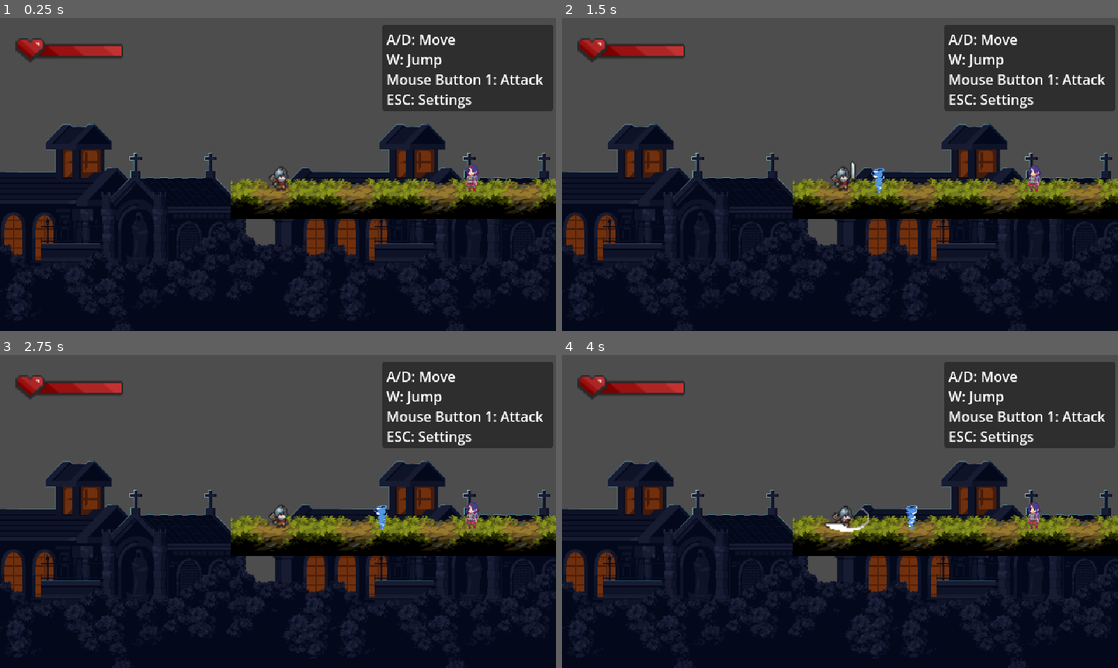
Above: before the commit, frames 1-4 (two rows, left to right).
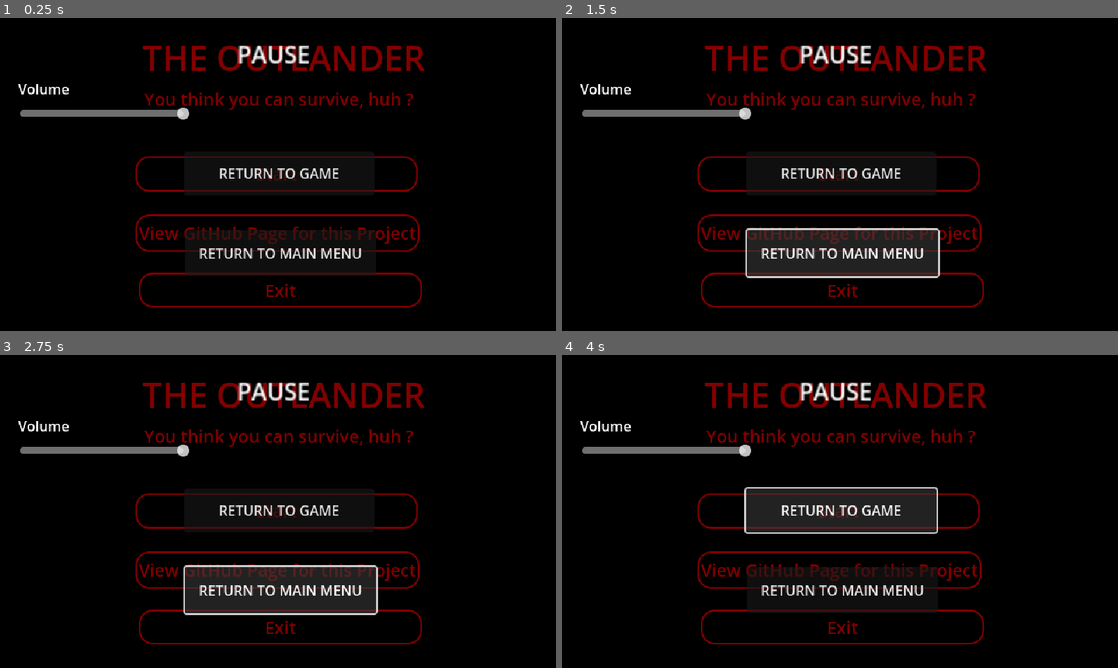
Above: after the commit, the same moments.

Repository: hinatanguyen/The-Outlander
Game: Godot game, scene res://Scene/MainMenu.tscn
The game is run twice, just before and just after one commit, with the same random seed, the same clock (stepped at 60 frames per second) and the same inputs. Before the commit the project starts from res://Scene/level1.tscn.
Inputs (mouse positions are in pixels of both pictures, inside the frame that each line leads up to):
- Up to frame 1 (0.25 s): no input
- Up to frame 2 (1.5 s): click (840, 174) at 0.5 s, where only the run after the commit has a clickable "RETURN TO GAME"; click (840, 252) at 1.25 s, where only the run after the commit has a clickable "RETURN TO MAIN MENU"
- Up to frame 3 (2.75 s): click (278, 570) at 2 s, where only the run after the commit has a clickable "View GitHub Page for this Pro…"
- Up to frame 4 (4 s): click (840, 511) at 2.75 s, where only the run after the commit has a clickable "Start"; click (840, 511) at 3.5 s, where only the run after the commit has a clickable "Start"

The runs differ from the first frame. In frame 1, 95% of the frame differs, in the area x 0-100%, y 0-100%; in frame 2, 95%; in frame 3, 95%; in frame 4, 95%.
Error after the commit: Parse Error: Unexpected identifier "pause_menu" in class body. (res://Scripts/pause_menu.gd:1)

Commit message:
メインメニューとゲーム用BGMを追加

Diff:
--- a/新しいゲームプロジェクト/Scene/GameOver.tscn
+++ b/新しいゲームプロジェクト/Scene/GameOver.tscn
@@ -1,7 +1,8 @@
-[gd_scene load_steps=3 format=3 uid="uid://b3woagclu3hye"]
+[gd_scene load_steps=4 format=3 uid="uid://b3woagclu3hye"]
 
 [ext_resource type="Texture2D" uid="uid://rpusddhomom0" path="res://Background/gameover_background.png" id="1_40baj"]
 [ext_resource type="Script" uid="uid://dbuvnexkx3jbx" path="res://Scripts/game_over.gd" id="2_a1htc"]
+[ext_resource type="AudioStream" uid="uid://dcj2btl8ffkrt" path="res://Music/gameover_bgm.mp3" id="3_wwxlo"]
 
 [node name="GameOver" type="Control"]
 layout_mode = 3
@@ -39,5 +40,9 @@
 offset_bottom = 317.0
 text = "RETURN TO MAIN MENU"
 
+[node name="AudioStreamPlayer" type="AudioStreamPlayer" parent="."]
+stream = ExtResource("3_wwxlo")
+autoplay = true
+
 [connection signal="pressed" from="RestartButton" to="TextureRect" method="_on_restart_button_pressed"]
 [connection signal="pressed" from="QuitButton" to="TextureRect" method="_on_quit_button_pressed"]
--- /dev/null
+++ b/新しいゲームプロジェクト/Scene/MainMenu.tscn
@@ -0,0 +1,111 @@
+[gd_scene load_steps=5 format=3 uid="uid://bylylixg4l6km"]
+
+[ext_resource type="Script" uid="uid://c5eghu3ab8u0k" path="res://Scripts/main_menu.gd" id="1_rrxvj"]
+
+[sub_resource type="StyleBoxFlat" id="StyleBoxFlat_c6fb4"]
+draw_center = false
+border_width_left = 2
+border_width_top = 2
+border_width_right = 2
+border_width_bottom = 2
+border_color = Color(1, 0, 0, 1)
+corner_radius_top_left = 15
+corner_radius_top_right = 15
+corner_radius_bottom_right = 15
+corner_radius_bottom_left = 15
+
+[sub_resource type="StyleBoxFlat" id="StyleBoxFlat_6o0c3"]
+draw_center = false
+border_width_left = 2
+border_width_top = 2
+border_width_right = 2
+border_width_bottom = 2
+border_color = Color(1, 0, 0, 1)
+corner_radius_top_left = 15
+corner_radius_top_right = 15
+corner_radius_bottom_right = 15
+corner_radius_bottom_left = 15
+
+[sub_resource type="StyleBoxFlat" id="StyleBoxFlat_d4yab"]
+draw_center = false
+border_width_left = 2
+border_width_top = 2
+border_width_right = 2
+border_width_bottom = 2
+border_color = Color(1, 0, 0, 1)
+corner_radius_top_left = 15
+corner_radius_top_right = 15
+corner_radius_bottom_right = 15
+corner_radius_bottom_left = 15
+
+[node name="MainMenu" type="Control"]
+layout_mode = 3
+anchors_preset = 15
+anchor_right = 1.0
+anchor_bottom = 1.0
+grow_horizontal = 2
+grow_vertical = 2
+script = ExtResource("1_rrxvj")
+
+[node name="ColorRect" type="ColorRect" parent="."]
+layout_mode = 1
+anchors_preset = 15
+anchor_right = 1.0
+anchor_bottom = 1.0
+grow_horizontal = 2
+grow_vertical = 2
+color = Color(0, 0, 0, 1)
+
+[node name="GameTitle" type="Label" parent="."]
+layout_mode = 0
+offset_left = 164.0
+offset_top = 18.0
+offset_right = 490.0
+offset_bottom = 73.0
+theme_override_colors/font_color = Color(1, 0, 0, 1)
+theme_override_font_sizes/font_size = 40
+text = "THE OUTLANDER"
+
+[node name="SubTitle" type="Label" parent="."]
+layout_mode = 0
+offset_left = 166.0
+offset_top = 79.0
+offset_right = 477.0
+offset_bottom = 107.0
+theme_override_colors/font_color = Color(1, 0, 0, 1)
+theme_override_font_sizes/font_size = 20
+text = "You think you can survive, huh ?"
+
+[node name="StartButton" type="Button" parent="."]
+layout_mode = 0
+offset_left = 156.0
+offset_top = 159.0
+offset_right = 481.0
+offset_bottom = 200.0
+theme_override_colors/font_color = Color(1, 0, 0, 1)
+theme_override_font_sizes/font_size = 20
+theme_override_styles/normal = SubResource("StyleBoxFlat_c6fb4")
+text = "Start
+"
+
+[node name="SourceButton" type="Button" parent="."]
+layout_mode = 0
+offset_left = 156.0
+offset_top = 226.0
+offset_right = 483.0
+offset_bottom = 269.0
+theme_override_colors/font_color = Color(1, 0, 0, 1)
+theme_override_font_sizes/font_size = 20
+theme_override_styles/normal = SubResource("StyleBoxFlat_6o0c3")
+text = "View GitHub Page for this Project"
+
+[node name="ExitButton" type="Button" parent="."]
+layout_mode = 0
+offset_left = 160.0
+offset_top = 293.0
+offset_right = 486.0
+offset_bottom = 333.0
+theme_override_colors/font_color = Color(1, 0, 0, 1)
+theme_override_font_sizes/font_size = 20
+theme_override_styles/normal = SubResource("StyleBoxFlat_d4yab")
+text = "Exit"
--- /dev/null
+++ b/新しいゲームプロジェクト/Scene/PauseMenu.tscn
@@ -0,0 +1,68 @@
+[gd_scene load_steps=2 format=3 uid="uid://b6qrw6ji7g2yd"]
+
+[ext_resource type="Script" uid="uid://b4pdksvdfradv" path="res://Scripts/pause_menu.gd" id="1_5vuso"]
+
+[node name="PauseMenu" type="CanvasLayer"]
+process_mode = 3
+layer = 100
+script = ExtResource("1_5vuso")
+
+[node name="ColorRect" type="ColorRect" parent="."]
+anchors_preset = 15
+anchor_right = 1.0
+anchor_bottom = 1.0
+grow_horizontal = 2
+grow_vertical = 2
+color = Color(0, 0, 0, 0.49019608)
+
+[node name="CenterContainer" type="CenterContainer" parent="."]
+anchors_preset = 15
+anchor_right = 1.0
+anchor_bottom = 1.0
+grow_horizontal = 2
+grow_vertical = 2
+
+[node name="Panel" type="Panel" parent="CenterContainer"]
+layout_mode = 2
+
+[node name="Label" type="Label" parent="CenterContainer/Panel"]
+layout_mode = 0
+offset_left = -47.0
+offset_top = -158.0
+offset_right = 42.0
+offset_bottom = -123.64163
+scale = Vector2(1.6800005, 1.6877801)
+text = "PAUSE"
+
+[node name="Label2" type="Label" parent="CenterContainer/Panel"]
+layout_mode = 0
+offset_left = -299.0
+offset_top = -110.0
+offset_right = -103.0
+offset_bottom = -87.0
+text = "Volume"
+
+[node name="VolumeSlider" type="HSlider" parent="CenterContainer/Panel"]
+layout_mode = 0
+offset_left = -297.0
+offset_top = -78.0
+offset_right = -101.0
+offset_bottom = -62.0
+step = 10.0
+value = 100.0
+
+[node name="Button" type="Button" parent="CenterContainer/Panel"]
+layout_mode = 0
+offset_left = -108.0
+offset_top = -26.0
+offset_right = 111.0
+offset_bottom = 24.0
+text = "RETURN TO GAME"
+
+[node name="Button2" type="Button" parent="CenterContainer/Panel"]
+layout_mode = 0
+offset_left = -107.0
+offset_top = 64.0
+offset_right = 113.0
+offset_bottom = 117.0
+text = "RETURN TO MAIN MENU"
--- a/新しいゲームプロジェクト/Scene/level1.tscn
+++ b/新しいゲームプロジェクト/Scene/level1.tscn
@@ -19,6 +19,7 @@
 [ext_resource type="Script" uid="uid://x5h7ojqkiqys" path="res://Scripts/trigger.gd" id="17_101n0"]
 [ext_resource type="Script" uid="uid://cfjw2ppx50v2g" path="res://Scripts/level_manager.gd" id="18_l4g8e"]
 [ext_resource type="PackedScene" uid="uid://khls41eil850" path="res://Scene/portal.tscn" id="19_7qr5h"]
+[ext_resource type="AudioStream" uid="uid://cnk5v1nkcihgp" path="res://Music/level1_bgm.mp3" id="20_3lspw"]
 
 [sub_resource type="TileSetAtlasSource" id="TileSetAtlasSource_epypp"]
 texture = ExtResource("2_3lspw")
@@ -1833,6 +1834,10 @@
 [node name="PortalSpawnPoint" type="Marker2D" parent="."]
 position = Vector2(164, -269)
 
+[node name="BGM" type="AudioStreamPlayer2D" parent="."]
+stream = ExtResource("20_3lspw")
+autoplay = true
+
 [connection signal="health_changed" from="World/Player" to="World/Player" method="_on_health_changed"]
 [connection signal="health_changed" from="World/Player" to="World/CanvasLayer/HUD" method="_on_player_health_changed"]
 [connection signal="animation_finished" from="World/Player/AnimatedSprite2D" to="World/Player" method="_on_animated_sprite_2d_animation_finished"]
--- a/新しいゲームプロジェクト/Scene/level2.tscn
+++ b/新しいゲームプロジェクト/Scene/level2.tscn
@@ -18,6 +18,7 @@
 [ext_resource type="Script" uid="uid://x5h7ojqkiqys" path="res://Scripts/trigger.gd" id="16_0c1n8"]
 [ext_resource type="Script" uid="uid://cfjw2ppx50v2g" path="res://Scripts/level_manager.gd" id="17_lin54"]
 [ext_resource type="PackedScene" uid="uid://khls41eil850" path="res://Scene/portal.tscn" id="18_eepdj"]
+[ext_resource type="AudioStream" uid="uid://c5pi77y1dmvqq" path="res://Music/level2_bgm.mp3" id="19_7ymek"]
 
 [sub_resource type="TileSetAtlasSource" id="TileSetAtlasSource_hp87d"]
 texture = ExtResource("2_7ymek")
@@ -789,6 +790,10 @@
 [node name="PortalSpawnPoint" type="Marker2D" parent="."]
 position = Vector2(6, -243)
 
+[node name="AudioStreamPlayer2D" type="AudioStreamPlayer2D" parent="."]
+stream = ExtResource("19_7ymek")
+autoplay = true
+
 [connection signal="health_changed" from="World/Player" to="World/Player" method="_on_health_changed"]
 [connection signal="health_changed" from="World/Player" to="World/CanvasLayer/HUD" method="_on_player_health_changed"]
 [connection signal="animation_finished" from="World/Player/AnimatedSprite2D" to="World/Player" method="_on_animated_sprite_2d_animation_finished"]
--- a/新しいゲームプロジェクト/Scene/level3.tscn
+++ b/新しいゲームプロジェクト/Scene/level3.tscn
@@ -20,6 +20,7 @@
 [ext_resource type="Script" uid="uid://cfjw2ppx50v2g" path="res://Scripts/level_manager.gd" id="17_kkojf"]
 [ext_resource type="PackedScene" uid="uid://khls41eil850" path="res://Scene/portal.tscn" id="18_5lb7l"]
 [ext_resource type="Script" uid="uid://c2r267qm1jk5" path="res://Scripts/killzone.gd" id="20_bg65o"]
+[ext_resource type="AudioStream" uid="uid://bmj7uv3nhek64" path="res://Music/level3_bgm.mp3" id="21_5p8bu"]
 
 [sub_resource type="TileSetAtlasSource" id="TileSetAtlasSource_5p8bu"]
 texture = ExtResource("2_bg65o")
@@ -555,6 +556,10 @@
 position = Vector2(936, 525.5)
 shape = SubResource("RectangleShape2D_bg65o")
 
+[node name="AudioStreamPlayer2D" type="AudioStreamPlayer2D" parent="."]
+stream = ExtResource("21_5p8bu")
+autoplay = true
+
 [connection signal="health_changed" from="World/Player" to="World/Player" method="_on_health_changed"]
 [connection signal="health_changed" from="World/Player" to="World/CanvasLayer/HUD" method="_on_player_health_changed"]
 [connection signal="animation_finished" from="World/Player/AnimatedSprite2D" to="World/Player" method="_on_animated_sprite_2d_animation_finished"]
--- /dev/null
+++ b/新しいゲームプロジェクト/Scripts/main_menu.gd
@@ -0,0 +1,24 @@
+main_menu.gd
+extends Control
+
+@onready var start_button = $StartButton
+@onready var source_button = $SourceButton
+@onready var exit_button = $ExitButton
+
+func _ready():
+	# ボタンのシグナルを接続する
+	start_button.pressed.connect(_on_start_pressed)
+	source_button.pressed.connect(_on_source_pressed)
+	exit_button.pressed.connect(_on_exit_pressed)
+
+func _on_start_pressed():
+	# ゲームシーンに切り替える
+	get_tree().change_scene_to_file("res://Scene/level1.tscn")
+
+func _on_source_pressed():
+	# ブラウザで GitHub リポジトリを開く
+	OS.shell_open("https://github.com/hinatanguyen/The-Outlander")
+
+func _on_exit_pressed():
+	# ゲームを終了する
+	get_tree().quit()
--- /dev/null
+++ b/新しいゲームプロジェクト/Scripts/pause_menu.gd
@@ -0,0 +1,66 @@
+pause_menu.gd
+extends CanvasLayer
+
+@onready var volume_slider = $CenterContainer/Panel/VolumeSlider
+@onready var resume_button = $CenterContainer/Panel/Button
+@onready var main_menu_button = $CenterContainer/Panel/Button2
+
+func _ready():
+	hide()
+	process_mode = Node.PROCESS_MODE_ALWAYS
+
+	volume_slider.min_value = 0
+	volume_slider.max_value = 100
+	volume_slider.value = 50
+
+	resume_button.pressed.connect(_on_resume_button_pressed)
+	main_menu_button.pressed.connect(_on_main_menu_button_pressed)
+	volume_slider.value_changed.connect(_on_volume_slider_value_changed)
+
+	_on_volume_slider_value_changed(volume_slider.value)
+
+	# シーン変更を監視し、ポーズメニューを非表示にする
+	get_tree().node_added.connect(_on_scene_changed)
+
+func _on_scene_changed(node):
+	# シーンツリーのルートが変更されたとき、ポーズメニューを非表示にする
+	if node == get_tree().current_scene:
+		hide()
+		get_tree().paused = false
+
+func _input(event):
+	if event.is_action_pressed("ui_cancel"):
+		toggle_pause()
+
+func toggle_pause():
+	var new_pause_state = !get_tree().paused
+	get_tree().paused = new_pause_state
+	visible = new_pause_state
+
+	if new_pause_state:
+		Input.set_mouse_mode(Input.MOUSE_MODE_VISIBLE)
+	else:
+		Input.set_mouse_mode(Input.MOUSE_MODE_CAPTURED)
+
+func _on_resume_button_pressed():
+	get_tree().paused = false
+	hide()
+	Input.set_mouse_mode(Input.MOUSE_MODE_CAPTURED)
+
+func _on_main_menu_button_pressed():
+	# シーンを変更する前にすべてをリセットする
+	visible = false
+	get_tree().paused = false
+	Input.set_mouse_mode(Input.MOUSE_MODE_VISIBLE)
+	# 現在のフレーム後にシーン変更が行われるよう、call_deferred を使用する
+	get_tree().call_deferred("change_scene_to_file", "res://Scene/MainMenu.tscn")
+
+func _on_volume_slider_value_changed(value):
+	var bus_index = AudioServer.get_bus_index("Master")
+	var volume_db = linear_to_db(value / 100.0)
+	AudioServer.set_bus_volume_db(bus_index, volume_db)
+
+	if value == 0:
+		AudioServer.set_bus_mute(bus_index, true)
+	else:
+		AudioServer.set_bus_mute(bus_index, false)
--- a/新しいゲームプロジェクト/project.godot
+++ b/新しいゲームプロジェクト/project.godot
@@ -11,13 +11,14 @@
 [application]
 
 config/name="新しいゲームプロジェクト"
-run/main_scene="uid://carsnogy8cle5"
+run/main_scene="uid://bylylixg4l6km"
 config/features=PackedStringArray("4.5", "Forward Plus")
 config/icon="res://icon.svg"
 
 [autoload]
 
 Global="*res://Scripts/Global.gd"
+PauseMenu="*res://Scene/PauseMenu.tscn"
 
 [display]
 
Not shown, added: 新しいゲームプロジェクト/Music/gameover_bgm.mp3.import
Not shown, added: 新しいゲームプロジェクト/Music/level1_bgm.mp3.import
Not shown, added: 新しいゲームプロジェクト/Music/level2_bgm.mp3.import
Not shown, added: 新しいゲームプロジェクト/Music/level3_bgm.mp3.import
Not shown: 1 places in 新しいゲームプロジェクト/Scene/level1.tscn that only renumber resources
Not shown: 1 places in 新しいゲームプロジェクト/Scene/level2.tscn that only renumber resources
Not shown: 1 places in 新しいゲームプロジェクト/Scene/level3.tscn that only renumber resources
Not shown, added: 新しいゲームプロジェクト/Scripts/main_menu.gd.uid
Not shown, added: 新しいゲームプロジェクト/Scripts/pause_menu.gd.uid
Not shown, added: 新しいゲームプロジェクト/Music/gameover_bgm.mp3
Not shown, added: 新しいゲームプロジェクト/Music/level1_bgm.mp3
Not shown, added: 新しいゲームプロジェクト/Music/level2_bgm.mp3
(and 1 more such lines)
